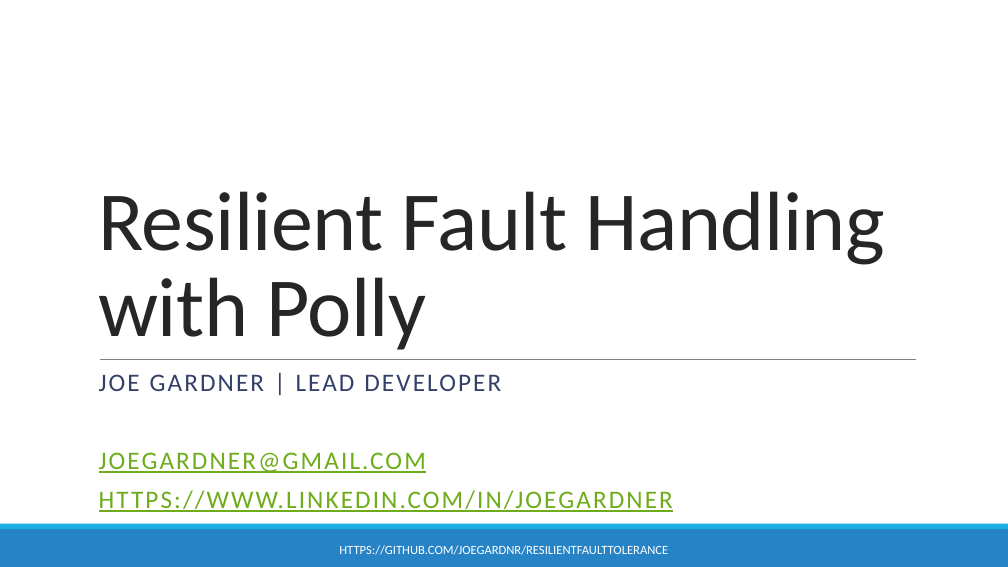
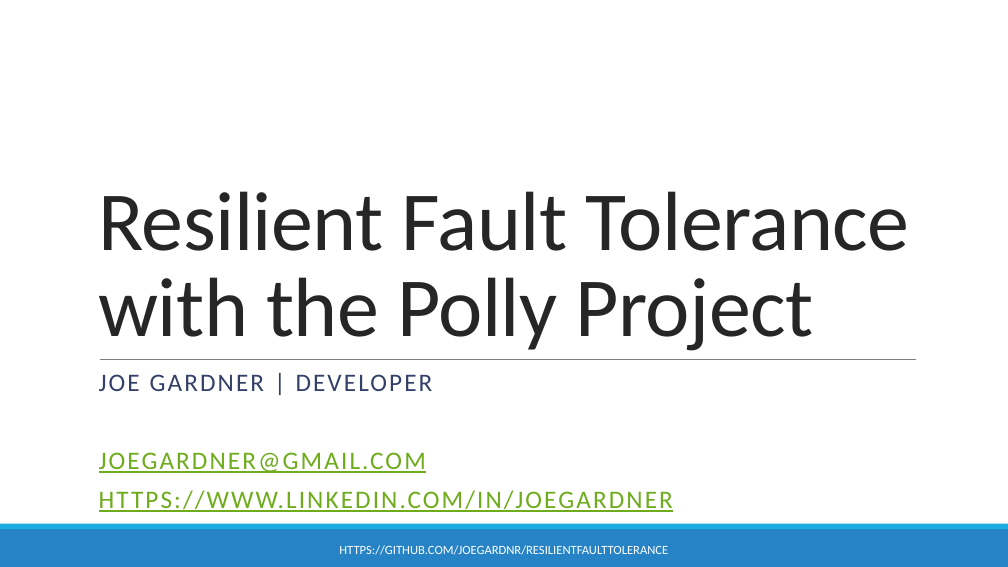
Before and after one commit to joegardnr/ResilientFaultTolerance, a slide deck: slide 1 of ResilientFaultTolerance.pptx. Drawn at 1008x567 pixels with LibreOffice and Linux fonts; fonts in the diff are those of the drawing. Boxes give left, top, right and bottom in pixels: in the first picture for what was removed or moved away, otherwise in the second. Text is boxed around its words. In the diff, an @@ line names an element or a change of style, - is before the commit and + after.

```diff
--- a/ResilientFaultTolerance.pptx
+++ b/ResilientFaultTolerance.pptx
@@ title at [98, 191, 910, 351]: text changed @@
-Resilient Fault Handling
-with Polly
+Resilient Fault Tolerance
+with the Polly Project
@@ subtitle at [99, 374, 433, 391]: text changed @@
-JOE GARDNER | LEAD DEVELOPER
+JOE GARDNER | DEVELOPER
```
Also in this commit, not shown: 6 other slides changed, 1 slide added, 9 other files.
